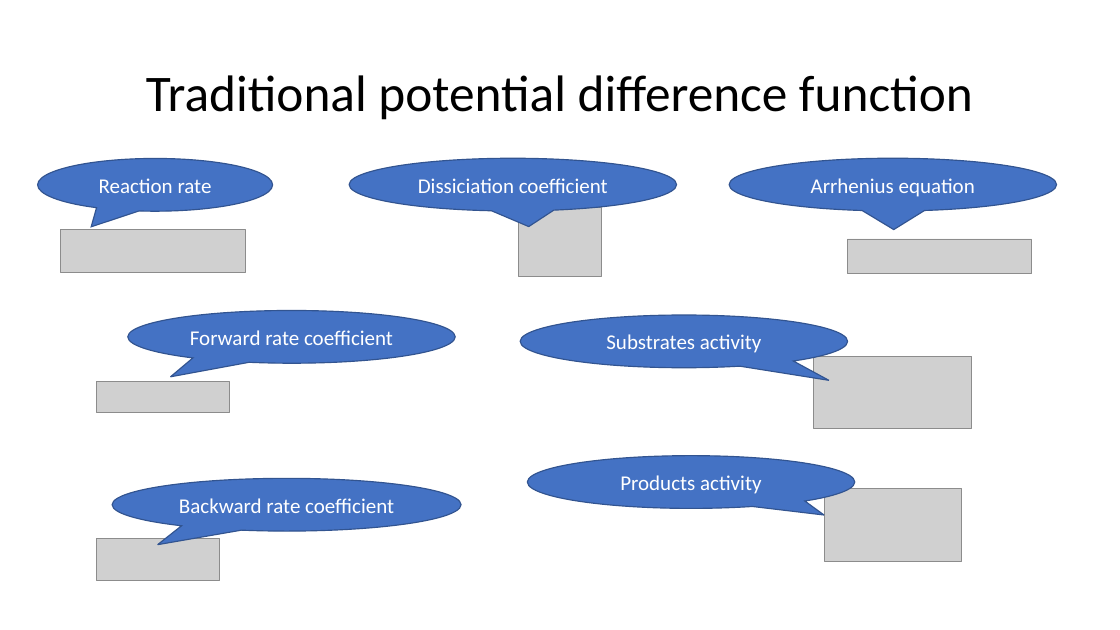
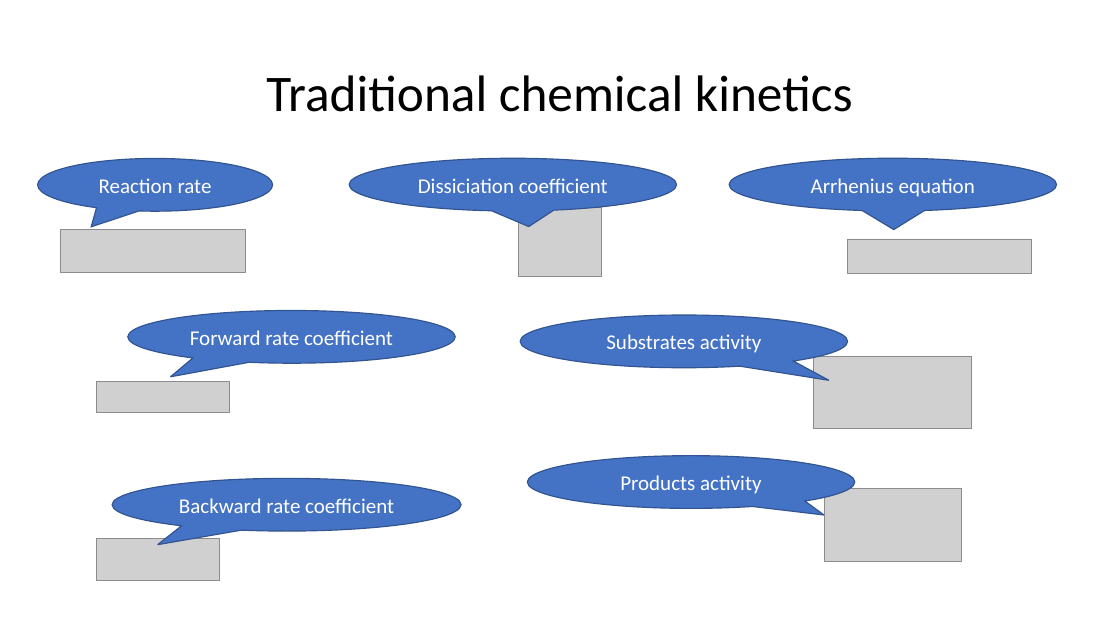
Before and after one commit to MarekMatejak/Chemical, a slide deck: slide 13 of Chemical/Resources/Documentation/Modelica2025-presentation.pptx. Drawn at 1120x630 pixels with LibreOffice and Linux fonts; fonts in the diff are those of the drawing; grey boxes stand for pictures. Boxes give left, top, right and bottom in pixels: in the first picture for what was removed or moved away, otherwise in the second. Text is boxed around its words. In the diff, an @@ line names an element or a change of style, - is before the commit and + after.

```diff
--- a/Chemical/Resources/Documentation/Modelica2025-presentation.pptx
+++ b/Chemical/Resources/Documentation/Modelica2025-presentation.pptx
@@ title at [266, 75, 853, 112]: text changed @@
-Traditional potential difference function
+Traditional chemical kinetics
```
Also in this commit, not shown: 5 other slides changed, 1 slide added.
